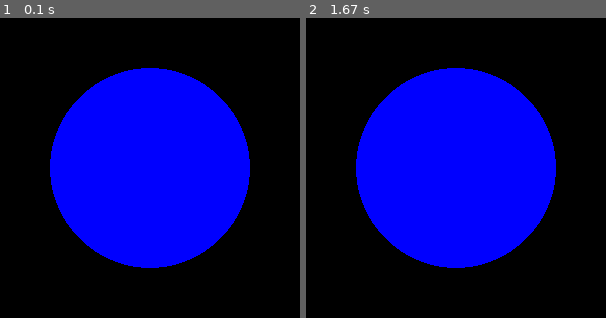
Above: before the commit, frames 1-2 (left to right).
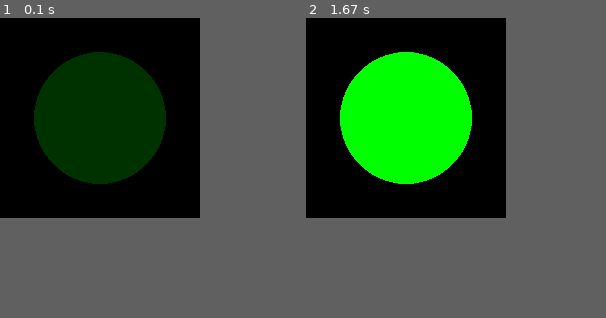
Above: after the commit, the same moments.

Repository: Opus110/opus110
Game: pygame game, started from blinkedLight/app.py
Two runs of this game, one before a commit and one after it. Both use one fixed random seed, a clock stepped at 60 frames per second and the inputs below. The source is Python 2; it was converted automatically to run under Python 3.
Inputs:
- Up to frame 1 (0.1 s): no input
- Up to frame 2 (1.67 s): no input
In our replay, the window is 300x300 before the commit and 200x200 after it. These sizes can differ from the game's own. Grey fills any space a smaller window leaves; there, only what the larger window draws over its background counts as a difference.

The runs differ from the first frame. In frame 1, 39% of the frame differs, in the area x 11-84%, y 11-84%; in frame 2, 39%.

Commit message:
Antes de integrar el emokit al analizador

Diff:
--- /dev/null
+++ b/InterfaceSSVEP/EpocController.py
@@ -0,0 +1,47 @@
+ # -*- coding: utf-8 -*-
+import threading
+import logging
+from time import sleep
+
+
+threads = list()
+logging.basicConfig( level=logging.DEBUG,format="[%(levelname)s] – %(threadName) -10s : %(message)s")
+
+
+def startController():
+	global runEpoc
+	runEpoc =  True
+	#headset = Emotiv(display_output = False)
+	#headset.setup()
+	while runEpoc:
+	    #packet = headset.dequeue()
+        #if packet == None:
+        #    print "Error, paquete nulo"
+        #else:
+        #    print packet.gyro_x, packet.gyro_y
+		gevent.sleep(0)
+    #headset.close()
+	logging.debug("Exit controller")
+	pass
+
+def stopController():
+	global runEpoc
+	runEpoc = False
+	pass
+
+
+
+
+
+if __name__ == "__main__":
+	t1 = threading.Thread(target=startController,name='Start EpocController')
+	t2 = threading.Thread(target=stopController,name='Stop EpocController')
+
+	threads.append(t1)
+	threads.append(t2)
+	t1.start()
+	sleep(10)
+	t2.start()
+
+
+	pass
--- /dev/null
+++ b/InterfaceSSVEP/SSVEPAnalizer.py
@@ -0,0 +1,82 @@
+ # -*- coding: utf-8 -*-
+from emokit.emotiv import Emotiv
+import platform
+if platform.system() == "Windows":
+    import socket  # Needed to prevent gevent crashing on Windows. (surfly / gevent issue #459)
+import gevent
+import threading
+import logging
+from time import sleep
+
+
+logging.basicConfig( level=logging.DEBUG,format="[%(levelname)s] – %(threadName) -10s : %(message)s")
+
+class SSVEPAnalizer(object):
+	packages = []
+	emotivThread = None
+	bufferlength = 128
+	epocBufferState = False
+	analizerState = False
+	def __init__(self):
+		self.emotivThread =  threading.Thread(target=self.epocBuffer,
+			args=[self.packages,self.bufferlength], name="Epoc Buffer")
+		pass
+	def startAnalizer(self):
+		try:
+			cont = 0
+			self.startBuffer()
+			while cont < 1000:
+				logging.debug(cont)
+				logging.debug("Packages length: "+str(len(self.packages)))
+				cont+= 1
+				pass
+			pass
+		except KeyboardInterrupt, e:
+			#self.stopBuffer()
+			logging.debug("Saliendo del analizador")
+			pass
+		finally:
+			self.stopBuffer()
+			pass
+
+		pass
+	def analize(self):
+
+		pass
+
+	def stopBuffer(self):
+		logging.debug("Deteniendo Buffer")
+		self.epocBufferState =  False
+		pass
+	def startBuffer(self):
+		if self.epocBufferState == False:
+			self.epocBufferState = True
+			self.emotivThread.start()
+		while len(self.packages) < self.bufferlength:
+			logging.debug("Waiting an apropiate buffer ("+str(self.bufferlength)+" packages), actual "+str(len(self.packages)))
+			sleep(1)
+			pass
+		pass
+	def epocBuffer(self,packages,bufferlength):
+		cont=0
+		logging.debug("Iniciando buffer del epoc")
+		showFillMessage = True
+		packages.append(cont)
+		while self.epocBufferState:
+			cont+=1
+			packages.append(cont)
+			if len(packages) > bufferlength :
+				if showFillMessage:
+					logging.debug("Buffer lleno con "+str(bufferlength)+" paquetes")
+					showFillMessage ^=True
+				packages.pop()
+			pass
+		logging.debug("Buffer detenido")
+		pass
+	pass
+
+
+if __name__ == "__main__":
+	analizer =  SSVEPAnalizer()
+	analizer.startAnalizer()
+	pass
--- a/TestEmotiv.py
+++ b/TestEmotiv.py
@@ -9,9 +9,8 @@
 
 if __name__ == "__main__":
     headset = Emotiv(display_output = False)
-    #gevent.spawn(headset.setup)
-    #gevent.sleep(0)
-    headset.setup()
+    gevent.spawn(headset.setup)
+    gevent.sleep(0)
     try:
         while True:
             packet = headset.dequeue()
--- a/blinkedLight/app.py
+++ b/blinkedLight/app.py
@@ -3,7 +3,7 @@
 from datetime import time
 
 #Frecuency settings
-frec = 10
+frec = 18
 #frec =  raw_input("Ingrese la frecuencia de parpadeo: ")
 frec = float(frec)
 print "Frecuencia: ", frec
@@ -24,7 +24,7 @@
 #pygame
 clock = pygame.time.Clock()
 pygame.init()
-size = width, height = 300,300
+size = width, height = 200,200
 screen = pygame.display.set_mode(size)
 pygame.display.set_caption('Frecuencia: '+str(frec)+' Hz')
 
@@ -33,7 +33,7 @@
 while True:
 	for event in pygame.event.get():
 		if event.type == pygame.QUIT: sys.exit()
-	milliseconds = clock.tick(FPS)  # milliseconds passed since last frame
+	milliseconds = clock.tick()  # milliseconds passed since last frame
 	seconds = milliseconds / 1000.0 # seconds passed since last frame (float)
 	t+=seconds
 	timespan = (t-tlast)
@@ -43,9 +43,9 @@
 		tlast = t
 		pass
 	if state ==True:
-		pygame.draw.circle(screen, darkblue, (width/2, height/2), min(width,height)/3, 0)
+		pygame.draw.circle(screen, darkgreen, (width/2, height/2), min(width,height)/3, 0)
 	else:
-		pygame.draw.circle(screen, blue	, (width/2, height/2), min(width,height)/3, 0)
+		pygame.draw.circle(screen, green	, (width/2, height/2), min(width,height)/3, 0)
 
 	pygame.display.flip()
 	pass
--- a/fir.py
+++ b/fir.py
@@ -2,7 +2,7 @@
 from scipy.signal import lfilter, firwin
 from pylab import figure, plot, grid, show
 
-float32_t fir_coeff[29] = {
+fir_coeff = {
 	-0.0018225230,
 	-0.0015879294,
 	+0.0000000000,
--- a/giroscopio.py
+++ b/giroscopio.py
@@ -6,7 +6,7 @@
 import gevent
 
 if __name__ == "__main__":
-  headset = emotiv.Emotiv(display_output=False)
+  headset = emotiv.Emotiv(display_output=True)
   gevent.spawn(headset.setup)
   gevent.sleep(0)
   try:
--- /dev/null
+++ b/testPlot.py
@@ -0,0 +1,50 @@
+from numpy import sin, arange, pi, sqrt
+from scipy.signal import lfilter, firwin, periodogram
+from pylab import figure, plot, grid, show
+
+
+nSamples = 128
+sampleRate = 128.
+t = arange(nSamples) / sampleRate
+
+
+f1= 4.0 #Hz
+A1 = 10.0
+
+f2 = 50 #Hz
+A2 = 3.0
+
+ftest = 1 #Hz
+Atest = 3.0
+
+
+signala = A1 * sin(2*pi*f1*t) +  A2*sin(2*pi*f2*t)
+#signalb =  Atest*sin(2*pi*ftest*t)
+
+nyq_rate = sampleRate / 2.
+cutoff_hz = 40
+numtaps = 29
+fir_coeff = firwin(numtaps, cutoff_hz/nyq_rate)
+filtered_signal = lfilter(fir_coeff, 1.0, signala)
+
+# The first N-1 samples are "corrupted" by the initial conditions
+warmup = numtaps - 1
+
+# The phase delay of the filtered signal
+delay = (warmup / 2) / sampleRate
+
+fres, espect = periodogram(filtered_signal, sampleRate)
+
+
+figure(1)
+plot(t,signala)
+#plot(t,signalb)
+plot(t-delay,filtered_signal,'r')
+plot(t[warmup:]-delay, filtered_signal[warmup:], 'g', linewidth=4)
+grid(True)
+
+figure(2)
+plot(fres, espect)
+
+
+show()
--- /dev/null
+++ b/testThread.py
@@ -0,0 +1,39 @@
+# -*- coding: utf-8 -*-
+import threading
+from time import sleep
+import logging
+
+
+
+#Thread test
+def func1():
+	cont = 100
+	while True and cont>0 :
+		logging.debug("Some work of the first function")
+		sleep(2)
+		cont -=1
+		pass
+	pass
+
+def func2():
+	cont = 100
+	while True and cont > 0:
+		logging.debug("Some work of the second function")
+		sleep(3)
+		cont -= 1
+		pass
+	pass
+
+
+
+if __name__ == "__main__":
+	logging.basicConfig( level=logging.DEBUG,format="[%(levelname)s] – %(threadName) -10s : %(message)s")
+	threads = list()
+	t1 = threading.Thread(target=func1)
+	t2 = threading.Thread(target=func2)
+	threads.append(t1)
+	threads.append(t2)
+	for t in threads:
+		t.start()
+		pass
+	pass
Not shown, removed: giroscopio.py~
